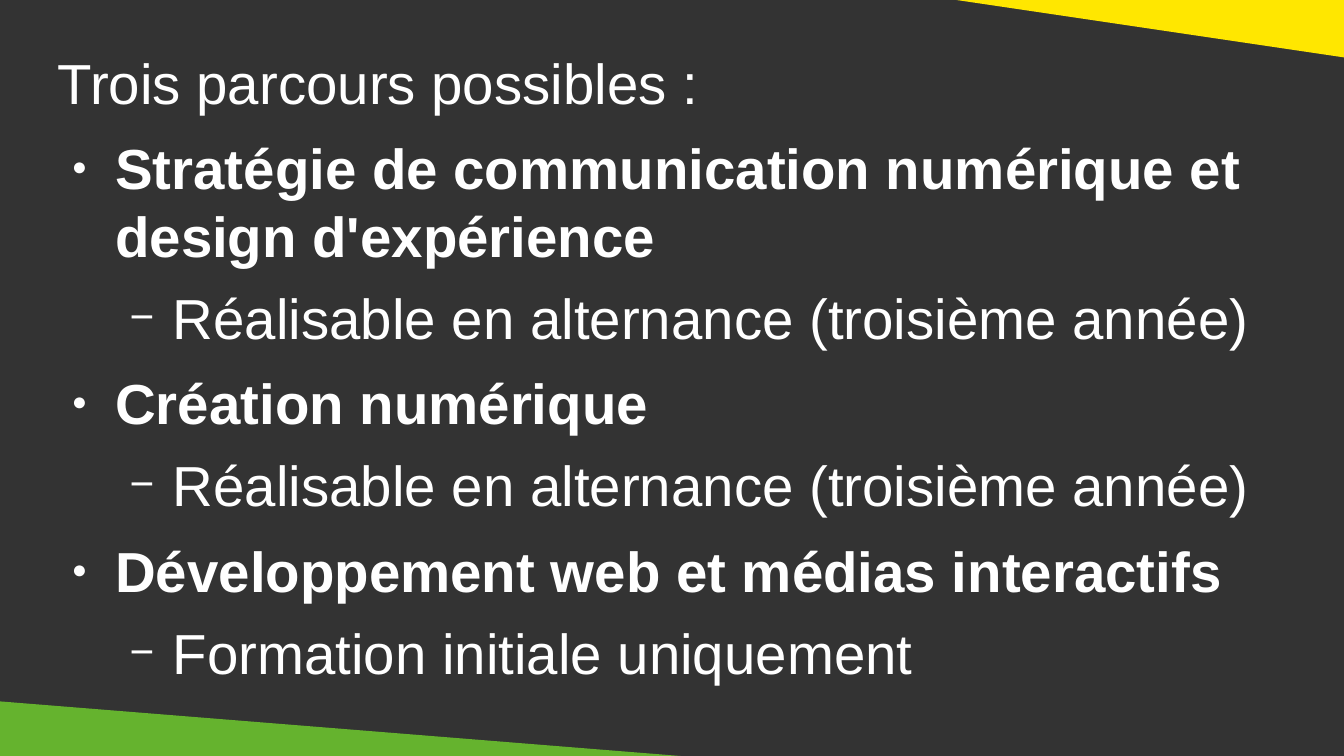
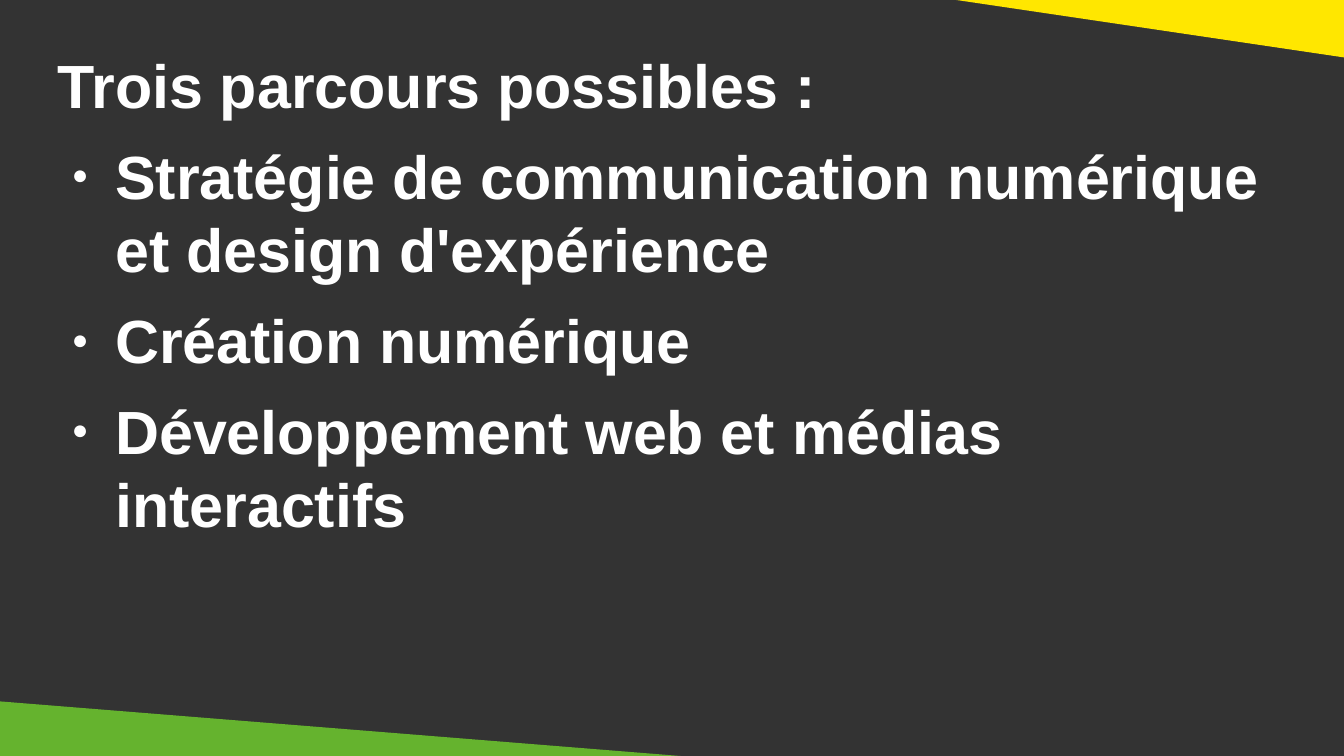
Before and after one commit to DanYellow/cours, a slide deck: slide 18 of presentation-formation-mmi/presentation.odp. Drawn at 1344x756 pixels with LibreOffice and Linux fonts; fonts in the diff are those of the drawing. Boxes give left, top, right and bottom in pixels: in the first picture for what was removed or moved away, otherwise in the second. Text is boxed around its words. In the diff, an @@ line names an element or a change of style, - is before the commit and + after.

```diff
--- a/presentation-formation-mmi/presentation.odp
+++ b/presentation-formation-mmi/presentation.odp
@@ text "Trois parcours possibles :" at (58,64,1259,528): size 33.3 to 36 pt; bold on in "Trois parcours possibles :" @@
@@ text at (173,297,1249,349): paragraph removed @@
-  − Réalisable en alternance (troisième année)
@@ text at (173,464,1249,517): paragraph removed @@
-  − Réalisable en alternance (troisième année)
@@ text at (173,633,913,684): paragraph removed @@
-  − Formation initiale uniquement
```
Also in this commit, not shown: 14 other slides changed, 1 slide added, 6 other files.
